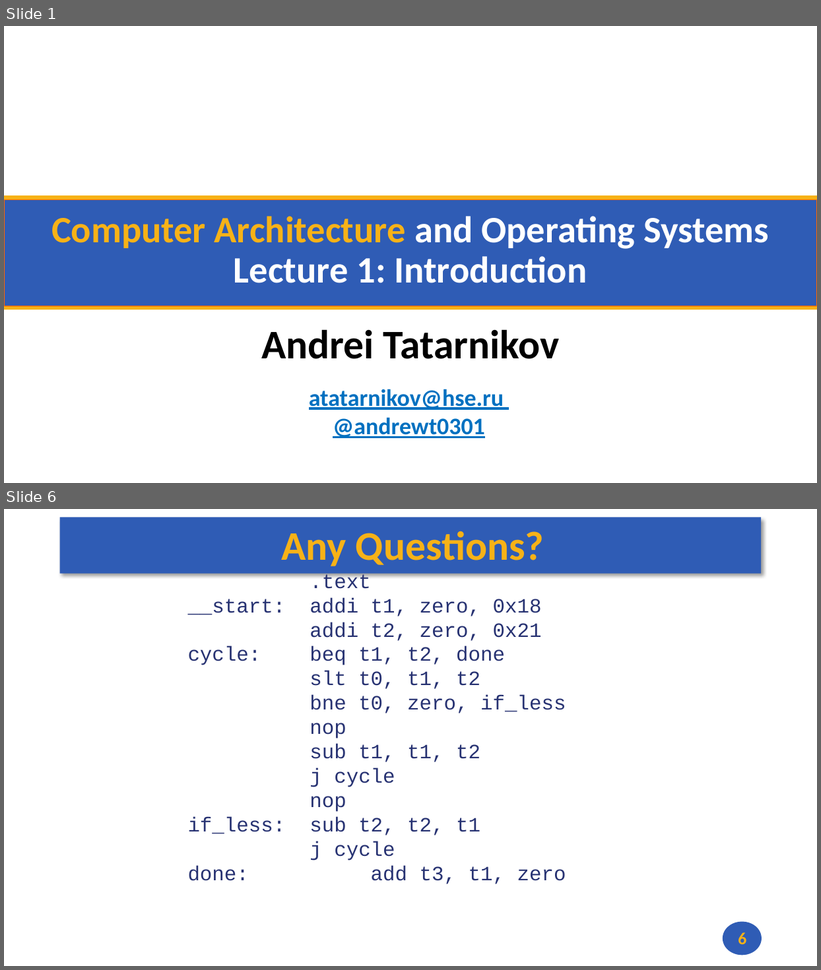
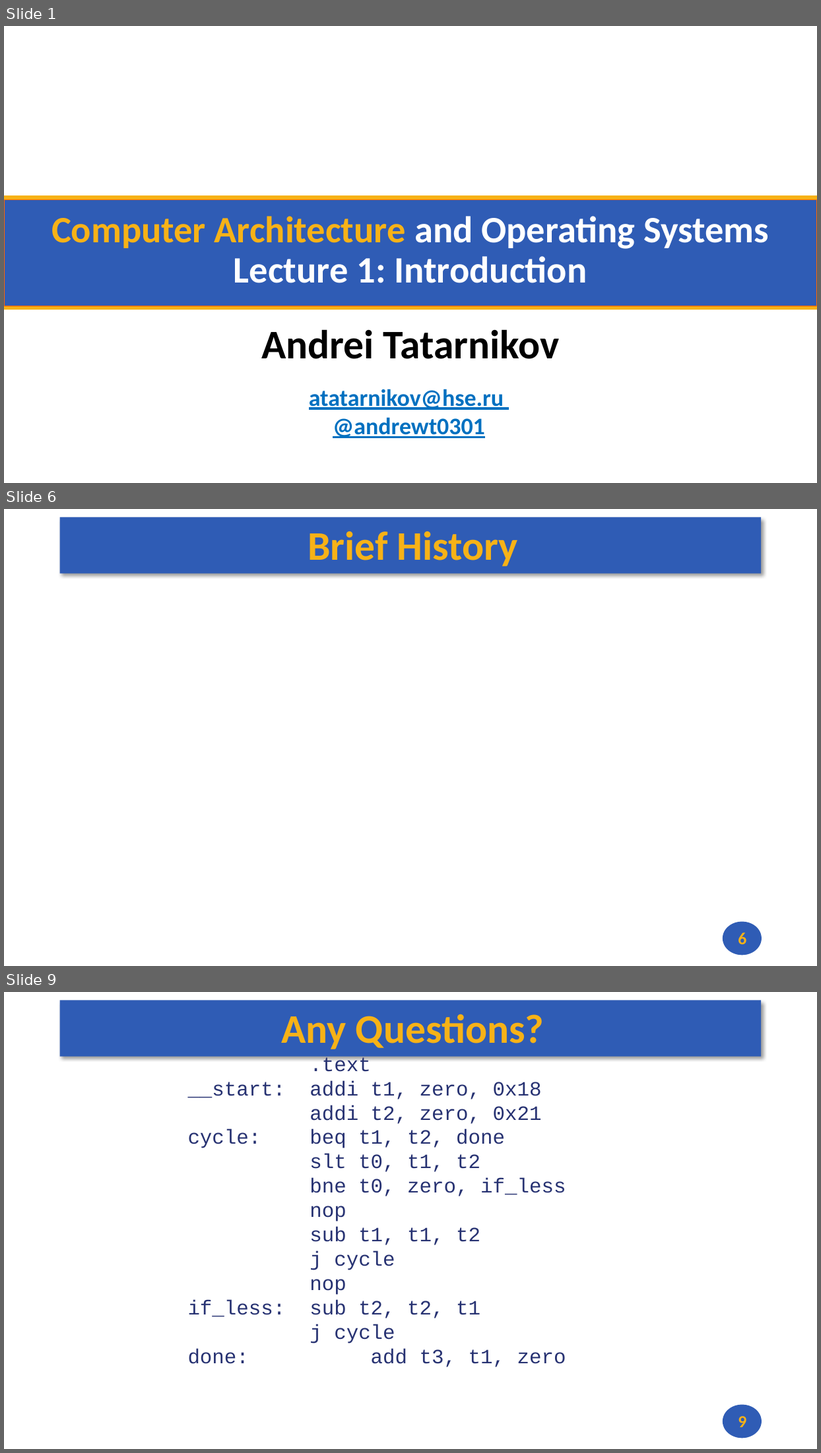
Before and after one commit to andrewt0301/hse-acos-course, a slide deck: docs/part1ca/01_Introduction/CA_Lecture_01.pptx. Shown one above the other, each under a label of ours: slides 1 and 6 before the commit, slides 1, 6 and 9 after it; the slides between them are not shown. The pictures are 821x970 and 821x1453 pixels, drawn with LibreOffice and Linux fonts; fonts in the diff are those of the drawing; background and template pictures are left out. Boxes give left, top, right and bottom in pixels: in the first picture for what was removed or moved away, otherwise in the second. Text is boxed around its words. In the diff, an @@ line names an element or a change of style, - is before the commit and + after.

```diff
--- a/docs/part1ca/01_Introduction/CA_Lecture_01.pptx
+++ b/docs/part1ca/01_Introduction/CA_Lecture_01.pptx
@@ slide 6 added at <box>4,509,817,966</box>, background #FFFFFF; not listed: 2 template elements that a slide beside it also shows @@
@@ title added at <box>308,531,518,566</box>, 48 pt, text #F7B217, bold @@
+Brief History
@@ page number added at <box>738,933,746,945</box>, 20 pt, text #F7B217, bold @@
+6
@@ what was slide 6 is now slide 9 @@
@@ page number at <box>738,1416,746,1428</box>: text changed @@
-6
+9
```
Also in this commit, not shown: 4 slides changed, 2 other slides added, 1 other file.
